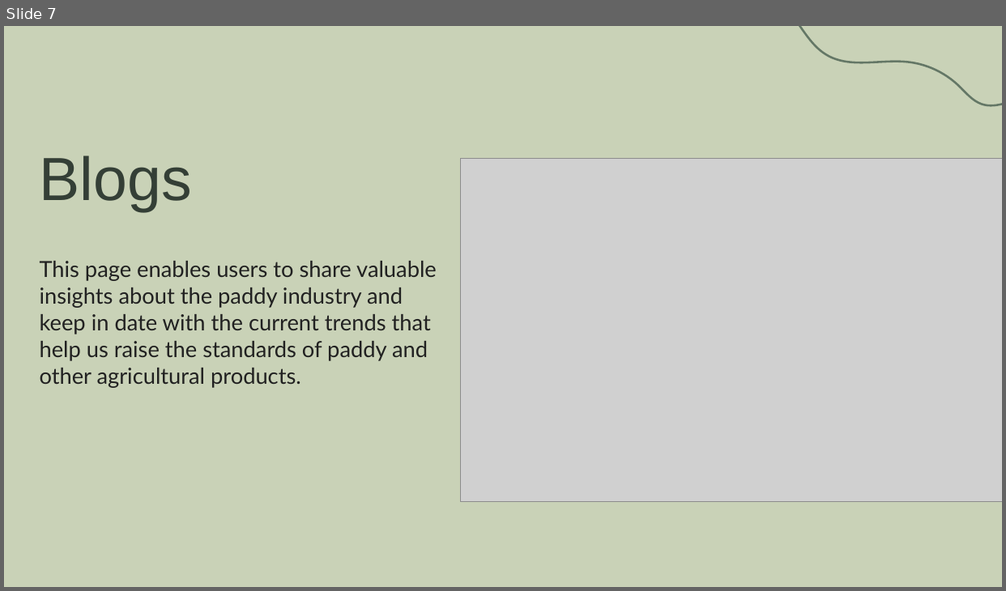
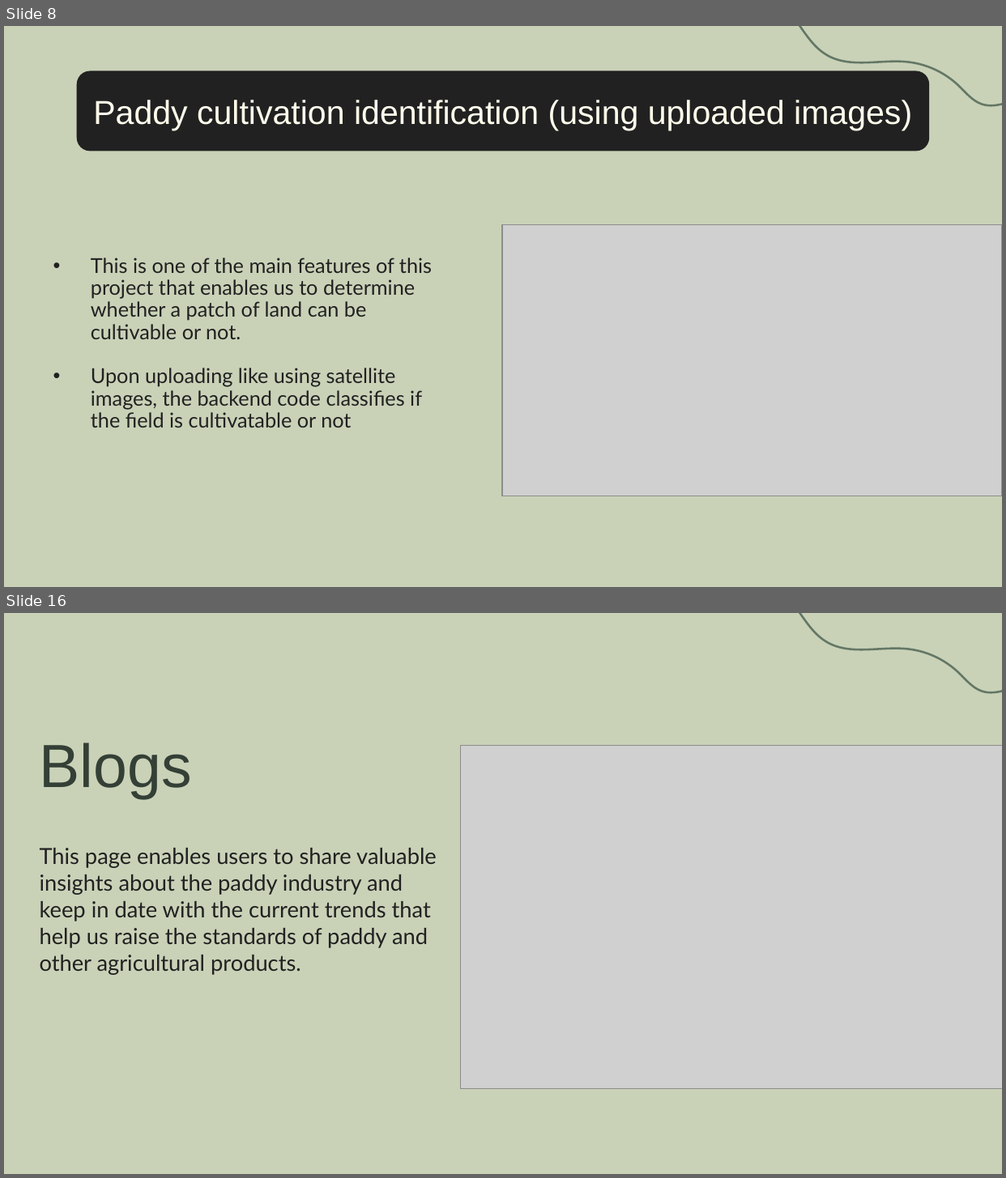
Before and after one commit to dev2010030040/farmers_all, a slide deck: presentations/farmersall.pptx. Shown one above the other, each under a label of ours: slide 7 before the commit, slides 8 and 16 after it; the slides between them are not shown. The pictures are 1006x591 and 1006x1178 pixels, drawn with LibreOffice and Linux fonts; fonts in the diff are those of the drawing; grey boxes stand for pictures. Boxes give left, top, right and bottom in pixels: in the first picture for what was removed or moved away, otherwise in the second. Text is boxed around its words. In the diff, an @@ line names an element or a change of style, - is before the commit and + after.

```diff
--- a/presentations/farmersall.pptx
+++ b/presentations/farmersall.pptx
@@ slide 8 added at box(4, 26, 1002, 587), background #C9D2B7; not listed: 2 template elements that a slide beside it also shows @@
@@ rounded rectangle added at box(77, 71, 929, 151), fill #212121, 24 pt, text #FFFCEC @@
+Paddy cultivation identification (using uploaded images)
@@ picture added at box(502, 224, 1002, 496) @@
@@ text added at box(91, 258, 432, 428), 14.8 pt, text #212121 @@
+• This is one of the main features of this project that enables us to determine whether a patch of land can be cultivable or not.
+• Upon uploading like using satellite images, the backend code classifies if the field is cultivatable or not
@@ what was slide 7 is now slide 16 @@
```
Also in this commit, not shown: 5 slides changed, 6 other slides added, 1 slide removed, 27 other files.
